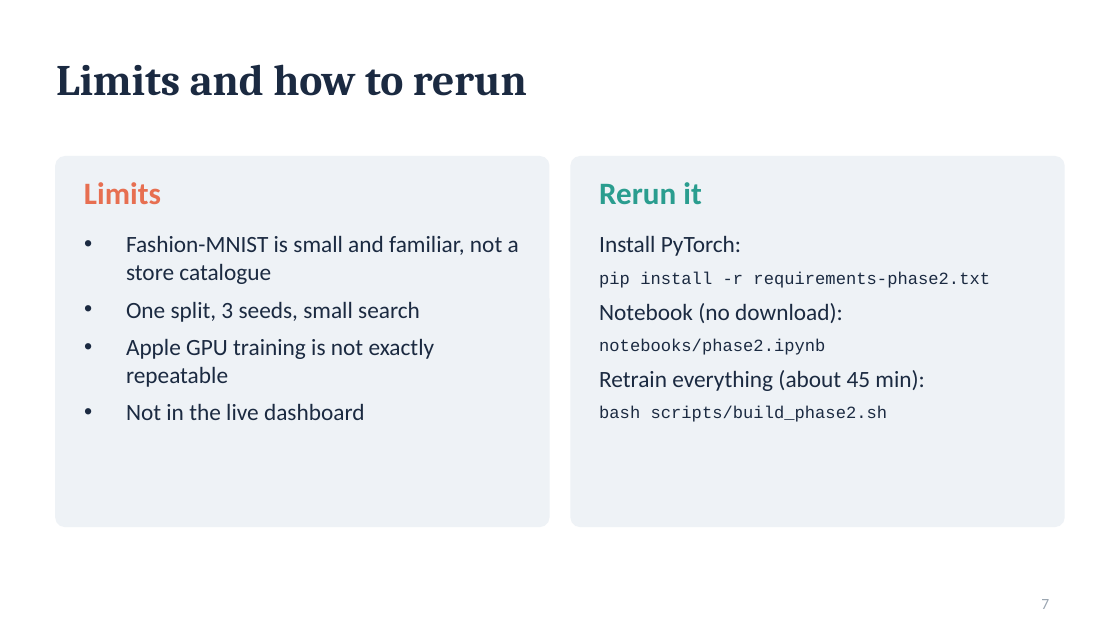
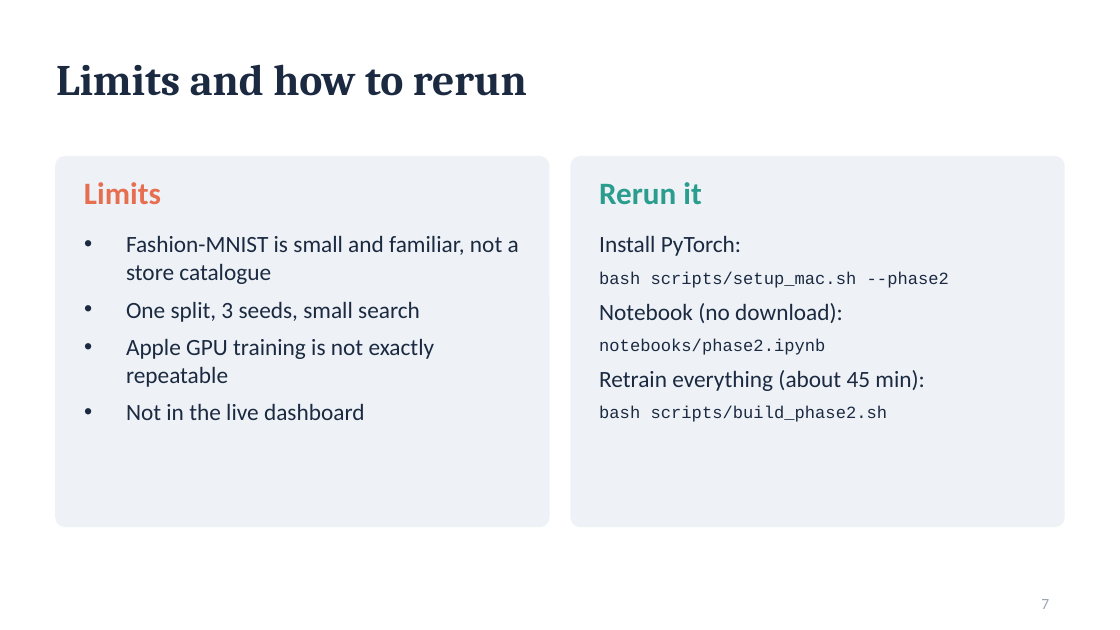
Before and after one commit to aryankinha/inventory-image-tagging, a slide deck: slide 7 of reports/presentation/phase2.pptx. Drawn at 1120x630 pixels with LibreOffice and Linux fonts; fonts in the diff are those of the drawing. Boxes give left, top, right and bottom in pixels: in the first picture for what was removed or moved away, otherwise in the second. Text is boxed around its words. In the diff, an @@ line names an element or a change of style, - is before the commit and + after.

Commit message:
Complete Phase 2 inference, verification and photo preparation

```diff
--- a/reports/presentation/phase2.pptx
+++ b/reports/presentation/phase2.pptx
@@ text at (x1=599, y1=271, x2=949, y2=288): text changed @@
-pip install -r requirements-phase2.txt
+bash scripts/setup_mac.sh --phase2
```
Also in this commit, not shown: 3 other slides changed, 38 other files.
